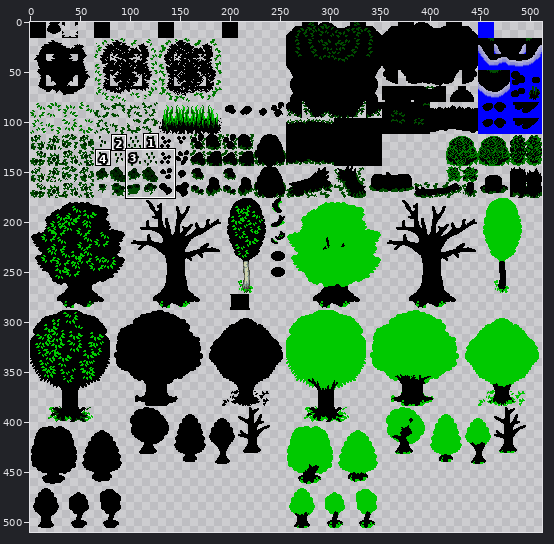
Sprite sheet, stored at PhotoVs/PhotoVs.Platform.Android/content/tilesets/tileset_nature_mat.png. Above: a wide view before the commit, with the close-up outlined.
Close-up. Before:
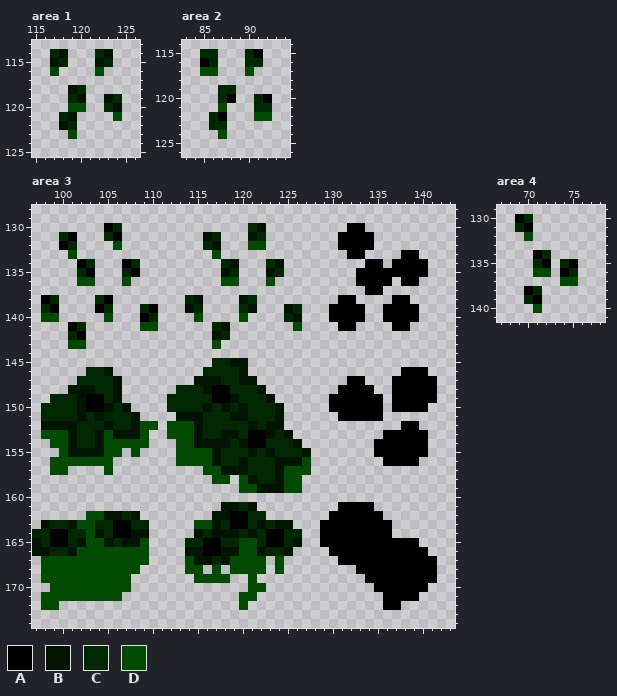
The file is 512x512 pixels. Shown: area 1: x 115..126, y 113..125; area 2: x 83..94, y 114..126; area 3: x 97..143, y 128..174; area 4: x 67..78, y 129..141. The wide view leaves out empty margins. The commit also changed other parts of the picture, which this record leaves out.
Palette (. is transparent): A #000000  B #001400  C #002800  D #004b00
Pixels before, area 1, first column x 117:
114 CB...CB.
115 BC...BC.
116 D....D..
117 ........
118 ..BC....
119 ..CB..BC
120 ..DD..CB
121 .CB....D
122 .BC.....
123 ..D.....
Pixels before, area 2, first column x 85:
115 CC...CA.
116 AC...CC.
117 DD...D..
118 ........
119 ..CC....
120 ..CA..CA
121 ..D...CC
122 .CA...DD
123 .CC.....
124 ..D.....
Pixels before, area 3, first column x 97:
130 ........AC..............CB.........AA........
131 ...CA...CA.........BC...BC........AAAA.......
132 ...AC....D.........CB...DD........AAAA.......
133 ....D...............D..............AA....AA..
134 .....AC...AC.........CB...CB.........AA.AAAA.
135 .....CA...CA.........BC...BC........AAAAAAAA.
136 .....DD...D..........DD...D.........AAAA.AA..
137 .....................................AA......
138 .AC....CA........CB....BC.........AA....AA...
139 .CA....AC...CA...BC....CB...BC...AAAA..AAAA..
140 .DD.....D...AC....D....D....CB...AAAA..AAAA..
141 ....AC......DD......CB.......D....AA....AA...
142 ....CA..............BC.......................
143 ....DD..............D........................
144 .............................................
145 ....................CCBB.....................
146 ......CCB..........CCCCB.................AAA.
147 .....CCCCB........BBBCCBB..........AA...AAAAA
148 ....BBBCCB......CCCBAACCCB........AAAA..AAAAA
149 ..CCCBAACB.....CCCCCAABCCCB......AAAAAA.AAAAA
150 .CCCCBAABCB....CCCCBCBCBCCCB.....AAAAAA.AAAA.
151 .CCCCBCBCCCB....BBBCCCBBCCCB......AAAAA......
152 .BBBBCCCBCCBDD.DDDBCCCCCBCBB.............AA..
153 .DDDBCCBDBBBD..DDDBCCBBCAABCB..........AAAAA.
154 ..DDBCCBDDDDD...DDBBBBCBAACCCB........AAAAAA.
155 ...DBBBBDD.D....DDDDBCCCBCBCCCB.......AAAAAA.
156 ..DDDDDDD.......DDDDBCCBCCCBBBD........AAAA..
157 ..DD....D..........DDBBBCCCBDDD..............
158 ....................DD.DBCCBDD...............
159 .......................DDBBBDD...............
160 .............................................
161 .....................BBCB.........AAAA.......
162 ......DDBBCB........BBAACC.......AAAAAA......
163 .BCCBDDCCAACC.....DDBCAACBCBB...AAAAAAAA.....
164 CCAACCDBCAABB.....BCBBBCBCAACC..AAAAAAAA.....
165 BCAACBDDBCBBD....CCAACCDDCAACB..AAAAAAAAAAA..
166 BBCCBDDDDDDDD....BBAABBDDBCCB....AAAAAAAAAAA.
167 .DDDDDDDDDDDD....DBBCBDDDD.D......AAAAAAAAAAA
168 .DDDDDDDDDDD.....DD.D.DDDD.D........AAAAAAAAA
169 .DDDDDDDDDD.......DDDD..D............AAAAAAAA
170 ..DDDDDDDDD.............DD............AAAAAA.
171 .DDDDDDDDD.............DD..............AAAA..
172 .DD....................D...............AA....
Pixels before, area 4, first column x 69:
130 AC.....
131 CA.....
132 .D.....
133 .......
134 ..AC...
135 ..CA.CA
136 ..DD.AC
137 .....DD
138 .AC....
139 .CA....
140 ..D....
And afterwards:
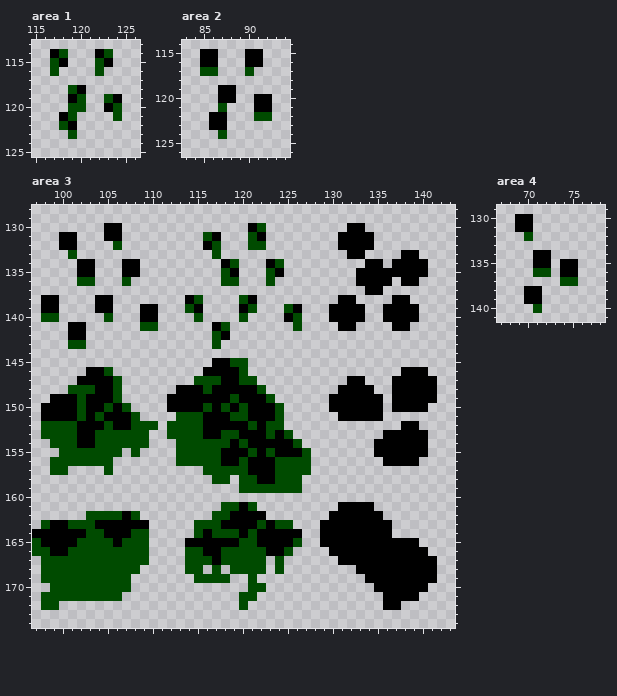
From old to new:
Changed rows in their new state; - is an unchanged pixel.
Area 1:
first column x 117:
114 AD---AD-
115 DA---DA-
118 --DA----
119 --AD--DA
120 ------AD
121 -AD-----
122 -DA-----
Area 2:
first column x 85:
115 AA---A--
116 -A---AA-
119 --AA----
120 --A---A-
121 ------AA
122 -A------
123 -AA-----
Area 3:
first column x 97:
130 ---------A--------------AD-----
131 ---A----A----------DA---DA-----
132 ----A--------------AD----------
134 ------A----A---------AD---AD---
135 -----A----A----------DA---DA---
138 --A----A---------AD----DA------
139 -A------A---A----DA----AD---DA-
140 -------------A--------------AD-
141 -----A--------------AD---------
142 ----A---------------DA---------
145 --------------------AADD-------
146 ------AAD----------AAAAD-------
147 -----AAAAD--------DDDAADD------
148 ----DDDAAD------AAAD--AAAD-----
149 --AAAD--AD-----AAAAA--DAAAD----
150 -AAAAD--DAD----AAAADADADAAAD---
151 -AAAADADAAAD----DDDAAADDAAAD---
152 -DDDDAAADAAD------DAAAAADADD---
153 ----DAAD-DDD------DAADDA--DAD--
154 ----DAAD----------DDDDAD--AAAD-
155 ----DDDD------------DAAADADAAAD
156 --------------------DAADAAADDD-
157 ---------------------DDDAAAD---
158 ------------------------DAAD---
159 -------------------------DDD---
161 ---------------------DDAD------
162 --------DDAD--------DD--AA-----
163 -DAAD--AA--AA-------DA--ADADD--
164 AA--AA-DA--DD-----DADDDADA--AA-
165 DA--AD--DADD-----AA--AA--A--AD-
166 DDAAD------------DD--DD--DAAD--
167 ------------------DDAD---------
Area 4:
first column x 69:
130 -A-----
131 A------
134 ---A---
135 --A--A-
136 ------A
138 --A----
139 -A-----
Where, in picture pixels (left, top, right, bottom), the same in both close-ups:
changed: (50, 49, 122, 130)
changed: (200, 49, 272, 130)
changed: (32, 223, 311, 565)
changed: (515, 214, 578, 304)
